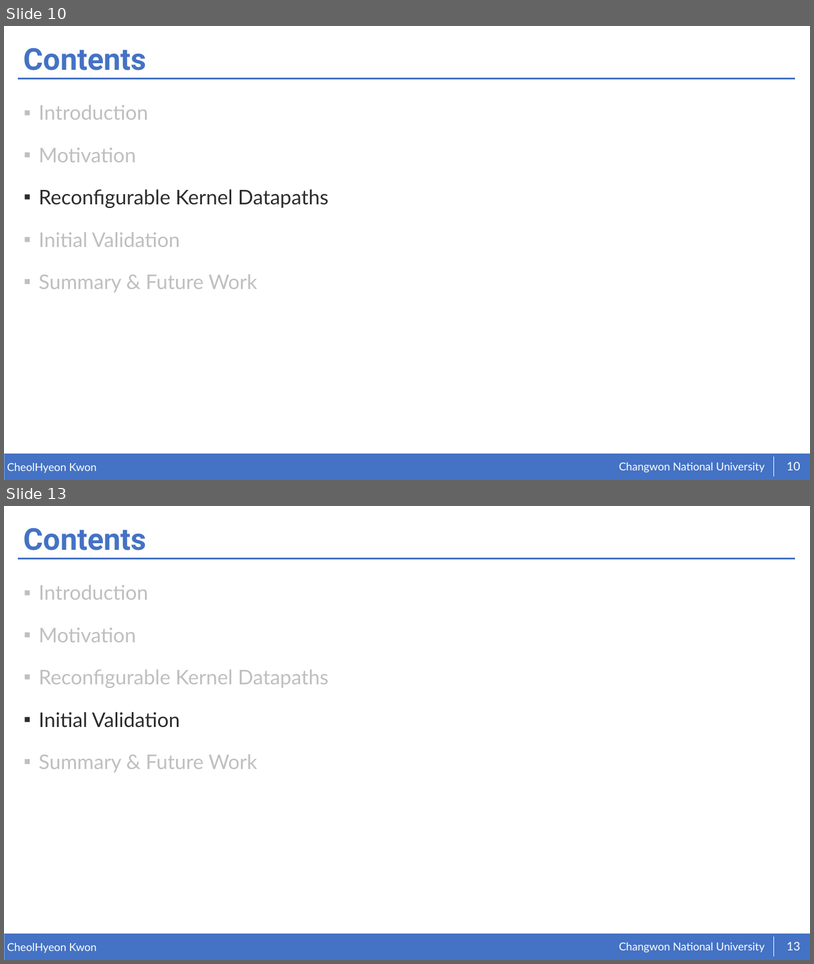
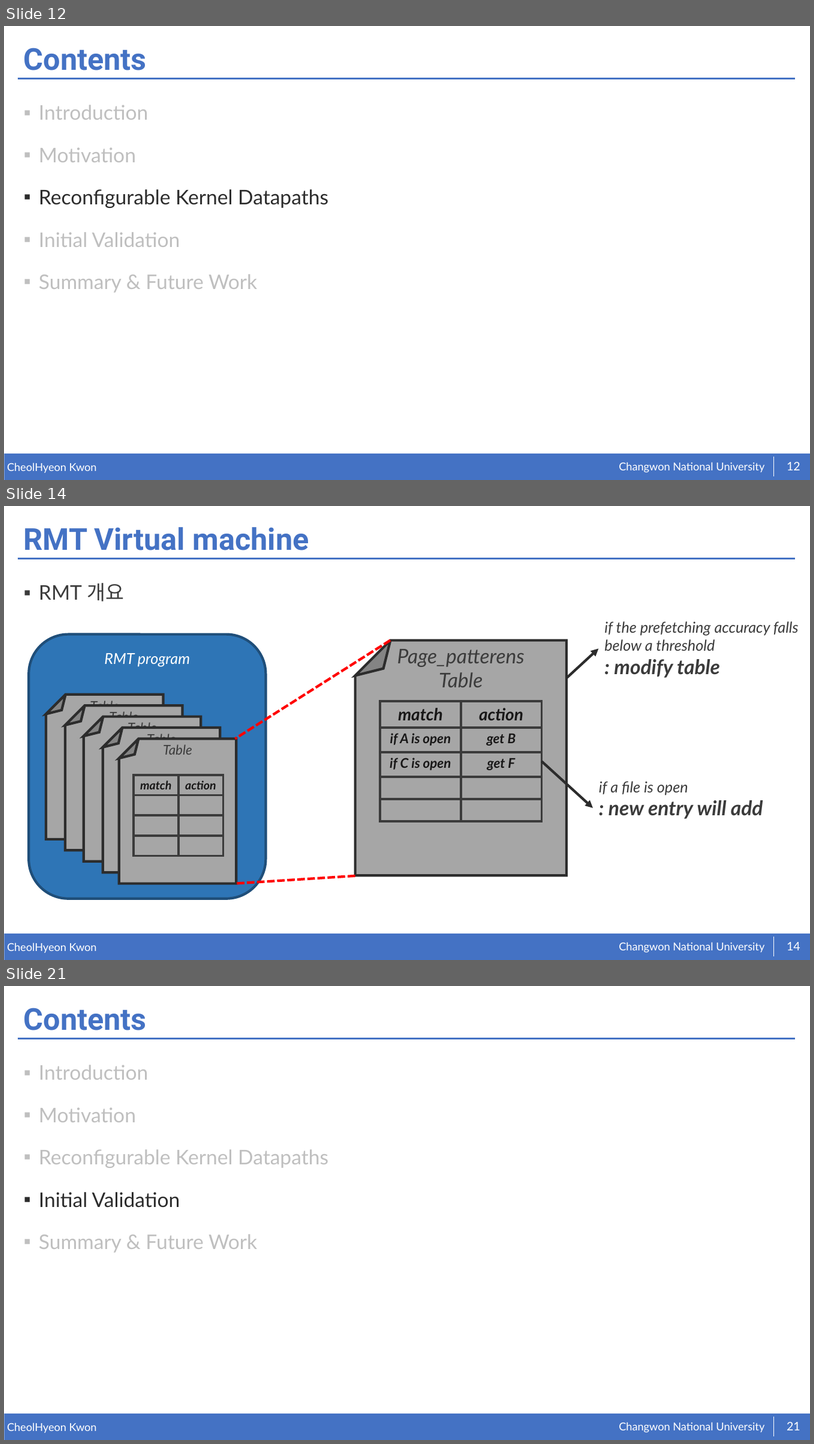
Before and after one commit to kkcchh9999/Studied_in_NOSLab, a slide deck: presentation/Toward Reconfigurable Kernel Datapaths with Learned Optimizations.pptx. Shown one above the other, each under a label of ours: slides 10 and 13 before the commit, slides 12, 14 and 21 after it; the slides between them are not shown. The pictures are 814x964 and 814x1444 pixels, drawn with LibreOffice and Linux fonts; fonts in the diff are those of the drawing. Boxes give left, top, right and bottom in pixels: in the first picture for what was removed or moved away, otherwise in the second. Text is boxed around its words. In the diff, an @@ line names an element or a change of style, - is before the commit and + after.

```diff
--- a/presentation/Toward Reconfigurable Kernel Datapaths with Learned Optimizations.pptx
+++ b/presentation/Toward Reconfigurable Kernel Datapaths with Learned Optimizations.pptx
@@ slide 14 added at [4,506,810,960], background #FFFFFF; not listed: 5 template elements that a slide beside it also shows @@
@@ title added at [24,527,309,550], 36 pt, text #4472C4, bold @@
+RMT Virtual machine
@@ text added at [39,583,125,601], 24 pt, text #3B3B3B @@
+▪ RMT 개요
@@ text added at [605,621,799,678], 18 pt, text #3B3B3B, italic @@
+if the prefetching accuracy falls below a threshold
+: modify table
@@ rounded rectangle added at [29,634,266,898], fill #2E75B6, outline #1F4E79 3 pt, 18 pt, text #FFFFFF, italic @@
+RMT program
@@ line added from (390, 640) to (235, 738), #FF0000 3 pt dashed @@
@@ folded corner added at [356,640,567,875], fill #A6A6A6, outline #2C2C2C 3 pt @@
@@ text added at [398,649,525,687], 24 pt, text #3B3B3B, italic @@
+Page_patterens
+Table
@@ arrow added from (565, 679) to (599, 649), #2C2C2C 3 pt @@
@@ folded corner added at [47,694,164,839], fill #A6A6A6, outline #2C2C2C 3 pt @@
@@ text added at [90,700,119,714], 16 pt, text #3B3B3B, italic @@
+Table
@@ table added at [380,702,542,821], 5 rows, 2 columns @@
+match | action
+if A is open | get B
+if C is open | get F
+ | 
+ | 
@@ folded corner added at [65,706,182,850], fill #A6A6A6, outline #2C2C2C 3 pt @@
@@ folded corner added at [84,717,201,861], fill #A6A6A6, outline #2C2C2C 3 pt @@
@@ text added at [109,711,138,724], 16 pt, text #3B3B3B, italic @@
+Table
@@ folded corner added at [102,727,220,872], fill #A6A6A6, outline #2C2C2C 3 pt @@
@@ folded corner added at [119,738,236,883], fill #A6A6A6, outline #2C2C2C 3 pt @@
@@ text added at [128,722,157,736], 16 pt, text #3B3B3B, italic @@
+Table
@@ text added at [147,733,176,747], 16 pt, text #3B3B3B, italic @@
+Table
@@ text added at [163,744,192,754], 16 pt, text #3B3B3B, italic @@
+Table
@@ table added at [134,775,223,855], 4 rows, 2 columns @@
+match | action
+ | 
+ | 
+ | 
@@ arrow added from (542, 761) to (593, 808), #2C2C2C 3 pt @@
@@ text added at [599,781,764,819], 24 pt, text #3B3B3B, bold, italic @@
+if a file is open
+: new entry will add
@@ line added from (356, 876) to (235, 883), #FF0000 3 pt dashed @@
@@ page number added at [787,942,801,950], 14 pt, text #FFFFFF @@
+14
@@ what was slide 10 is now slide 12 @@
@@ page number at [787,462,801,470]: text changed @@
-10
+12
@@ what was slide 13 is now slide 21 @@
@@ page number at [787,1422,801,1430]: text changed @@
-13
+21
```
Also in this commit, not shown: 10 slides changed, 7 other slides added.
